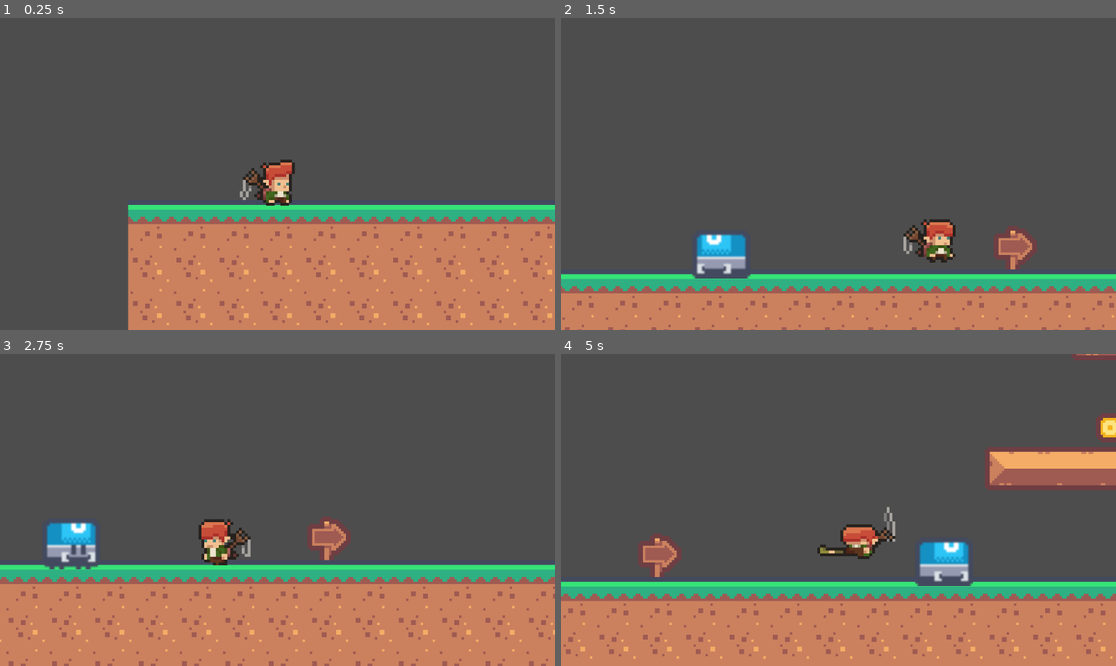
Above: before the commit, frames 1-4 (two rows, left to right).
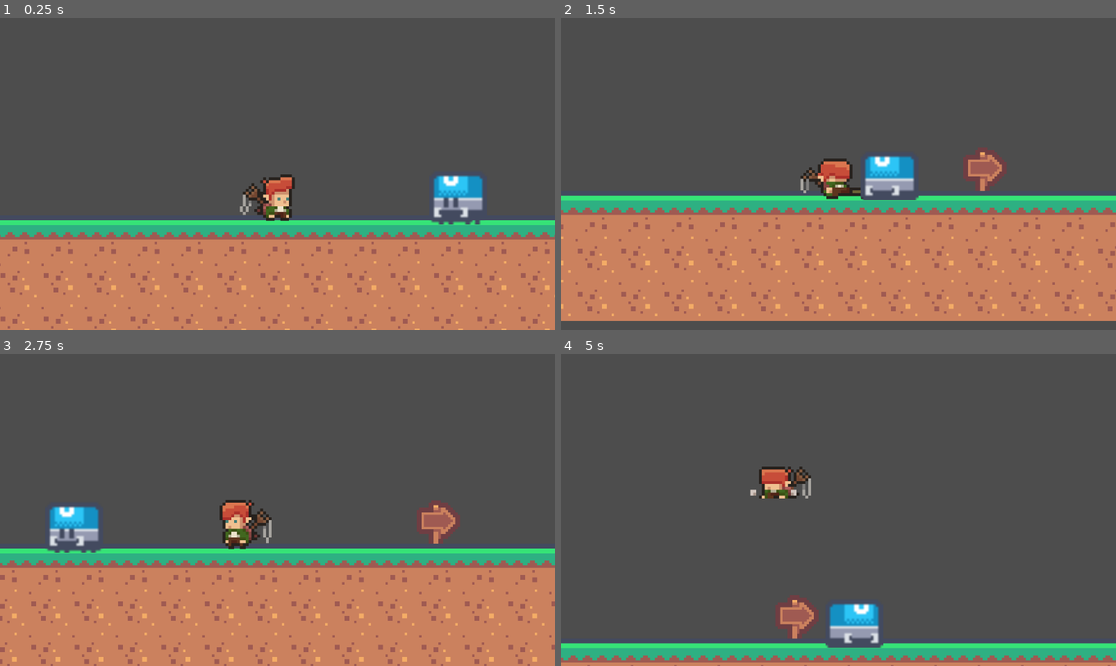
Above: after the commit, the same moments.

Repository: SolangeLL/jam_2023
Game: Godot game, scene res://scenes/world.tscn
The game is run twice, just before and just after one commit, with the same random seed, the same clock (stepped at 60 frames per second) and the same inputs. This scene is started directly instead of the project's main scene. Sound files missing from this copy of the repository are replaced by a short silence.
Inputs:
- Up to frame 1 (0.25 s): no input
- Up to frame 2 (1.5 s): hold D (move_right) from 0.53 s (still down); tap Space (jump) at 0.77 s
- Up to frame 3 (2.75 s): tap Space (jump) at 1.52 s; release D (move_right) at 2.03 s; hold A (move_left) from 2.03 s (still down)
- Up to frame 4 (5 s): release A (move_left) at 2.78 s; hold D (move_right) 2.78-4.28 s; tap Space (jump) at 3.02, 3.77, 4.52 s; hold A (move_left) from 4.28 s (still down)

The runs differ from the first frame. In frame 1, 21% of the frame differs, in the area x 0-100%, y 45-100%; in frame 2, 38%, in the area x 0-100%, y 41-100%; in frame 3, 19%; in frame 4, 33%.

Commit message:
add win condition me gusta los tacos

Diff:
--- /dev/null
+++ b/WinMenu.gd
@@ -0,0 +1,7 @@
+extends Control
+
+func _on_button_play_pressed():
+	get_tree().change_scene_to_file("res://scenes/world.tscn")
+
+func _on_button_quit_pressed():
+	get_tree().quit()
--- a/scenes/tacos.gd
+++ b/scenes/tacos.gd
@@ -2,5 +2,4 @@
 
 func _on_area_2d_body_entered(body):
 	if body.is_in_group("player"):
-		body.tacos = true
-		queue_free()
+		get_tree().change_scene_to_file("res://scenes/win_menu.tscn")
--- /dev/null
+++ b/scenes/win_menu.tscn
@@ -0,0 +1,68 @@
+[gd_scene load_steps=5 format=3 uid="uid://c5nfsebwj1og4"]
+
+[ext_resource type="Script" path="res://WinMenu.gd" id="1_d6jf3"]
+[ext_resource type="Texture2D" uid="uid://b0eu4dbh82agx" path="res://assets/sprites/taco-background-pai73b68gyw9tgl8.jpg" id="2_x3glu"]
+[ext_resource type="FontFile" uid="uid://gb78p20k3sh0" path="res://assets/fonts/PixelifySans-VariableFont_wght.ttf" id="3_c0njo"]
+[ext_resource type="AudioStream" uid="uid://dc7l4pe87klex" path="res://assets/sounds/cumbia-mexican-banda-2716.mp3" id="4_gn17h"]
+
+[node name="WinMenu" type="Control"]
+layout_mode = 3
+anchors_preset = 15
+anchor_right = 1.0
+anchor_bottom = 1.0
+grow_horizontal = 2
+grow_vertical = 2
+script = ExtResource("1_d6jf3")
+
+[node name="Taco-background-pai73b68Gyw9Tgl8" type="Sprite2D" parent="."]
+position = Vector2(959, 541)
+texture = ExtResource("2_x3glu")
+
+[node name="GridContainer2" type="GridContainer" parent="."]
+layout_mode = 1
+anchors_preset = 8
+anchor_left = 0.5
+anchor_top = 0.5
+anchor_right = 0.5
+anchor_bottom = 0.5
+offset_left = -83.5
+offset_top = -84.0
+offset_right = 83.5
+offset_bottom = 84.0
+grow_horizontal = 2
+grow_vertical = 2
+theme_override_constants/v_separation = 8
+
+[node name="Label" type="Label" parent="GridContainer2"]
+texture_filter = 1
+layout_mode = 2
+size_flags_horizontal = 3
+theme_override_fonts/font = ExtResource("3_c0njo")
+theme_override_font_sizes/font_size = 32
+text = "Now you can eat your Tacos"
+horizontal_alignment = 1
+vertical_alignment = 1
+
+[node name="ButtonPlay" type="Button" parent="GridContainer2"]
+texture_filter = 1
+layout_mode = 2
+size_flags_horizontal = 3
+theme_override_fonts/font = ExtResource("3_c0njo")
+text = "Restart
+"
+
+[node name="ButtonQuit" type="Button" parent="GridContainer2"]
+texture_filter = 1
+layout_mode = 2
+size_flags_horizontal = 3
+theme_override_fonts/font = ExtResource("3_c0njo")
+text = "Quit
+"
+
+[node name="AudioStreamPlayer2D" type="AudioStreamPlayer2D" parent="."]
+stream = ExtResource("4_gn17h")
+volume_db = 20.0
+autoplay = true
+
+[connection signal="pressed" from="GridContainer2/ButtonPlay" to="." method="_on_button_play_pressed"]
+[connection signal="pressed" from="GridContainer2/ButtonQuit" to="." method="_on_button_quit_pressed"]
--- a/scenes/world.tscn
+++ b/scenes/world.tscn
@@ -174,10 +174,10 @@
 position = Vector2(513, 354)
 
 [node name="Respawn" type="Marker2D" parent="."]
-position = Vector2(61, 575)
+position = Vector2(117, 574)
 
 [node name="Player" parent="." instance=ExtResource("4_erhtk")]
-position = Vector2(62, 581)
+position = Vector2(117, 573)
 
 [node name="FlyingBlob" parent="." instance=ExtResource("6_ojccx")]
 position = Vector2(985, 529)
--- a/scripts/Player.gd
+++ b/scripts/Player.gd
@@ -3,7 +3,6 @@
 
 @export var SPEED = 100.0
 @export var coins = 0
-@export var tacos = false
 var can_move = true
 var on_ground = true
 var is_moving = false
